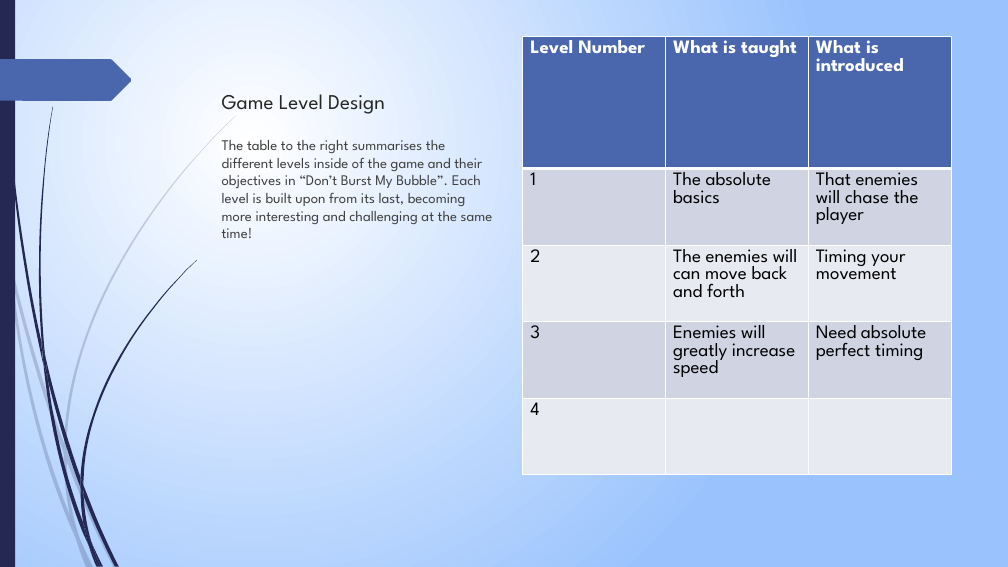
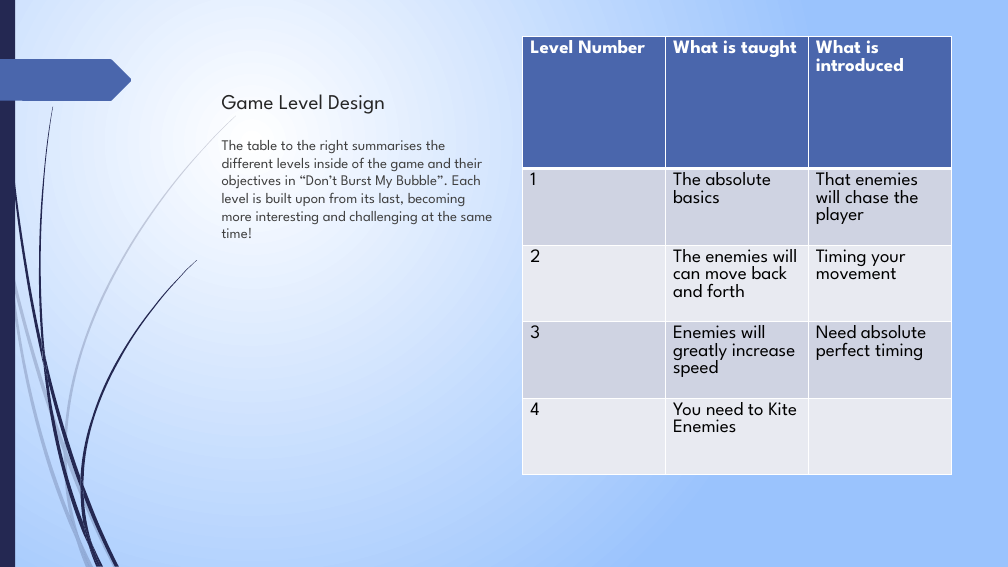
Before and after one commit to ChloeWoodman/Dont-Burst-My-Bubble-Game, a slide deck: slide 5 of Don't Burst My Bubble Presentation.pptx. Drawn at 1008x567 pixels with LibreOffice and Linux fonts; fonts in the diff are those of the drawing. Boxes give left, top, right and bottom in pixels: in the first picture for what was removed or moved away, otherwise in the second. Text is boxed around its words. In the diff, an @@ line names an element or a change of style, - is before the commit and + after.

Commit message:
Still filing table

```diff
--- a/Don't Burst My Bubble Presentation.pptx
+++ b/Don't Burst My Bubble Presentation.pptx
@@ table at bbox=[523, 37, 951, 519] @@
-row 5, column 2: 
+row 5, column 2: You need to Kite Enemies
```
